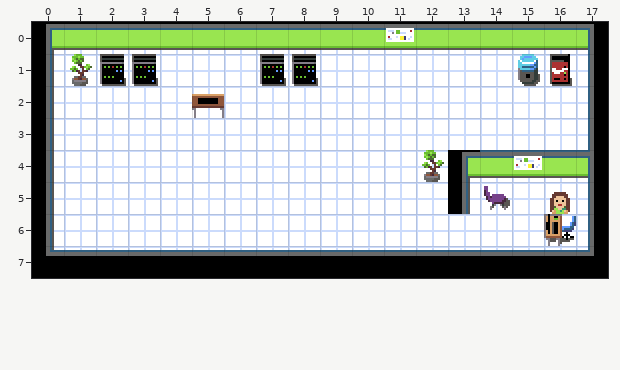
One commit to this Tiled map: src/assets/tilemaps/map4.tmx. The picture above is the old version.
Cells are 16x16 px. Shown: x 0..17, y 0..7.
Once edited:
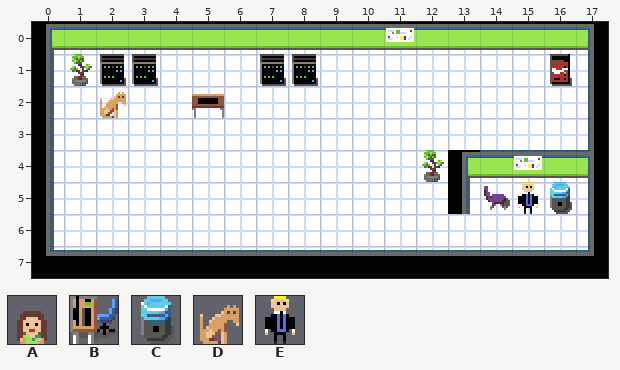
Key: from "main": A 22 "secretary", B 31, C 36 "water", D 60 "iench", E 61 "vigil".
_ is an empty cell.
Tiles replaced or removed in this view: A, B, C.
Message: ce petit genre de iench, operationnel et beau
Changes in this commit:
Changed rows in their new state; . is an unchanged cell.
Layer "walls":
first column x 15:
1 _
first column x 16:
5 _
6 _
Layer "items":
first column x 2:
2 D..............
5 .............EC
Pixel boxes of the changes (left, top, right, bottom) in both pictures:
removed: (518, 54, 540, 86)
added: (100, 92, 126, 118)
changed: (518, 182, 576, 246)
